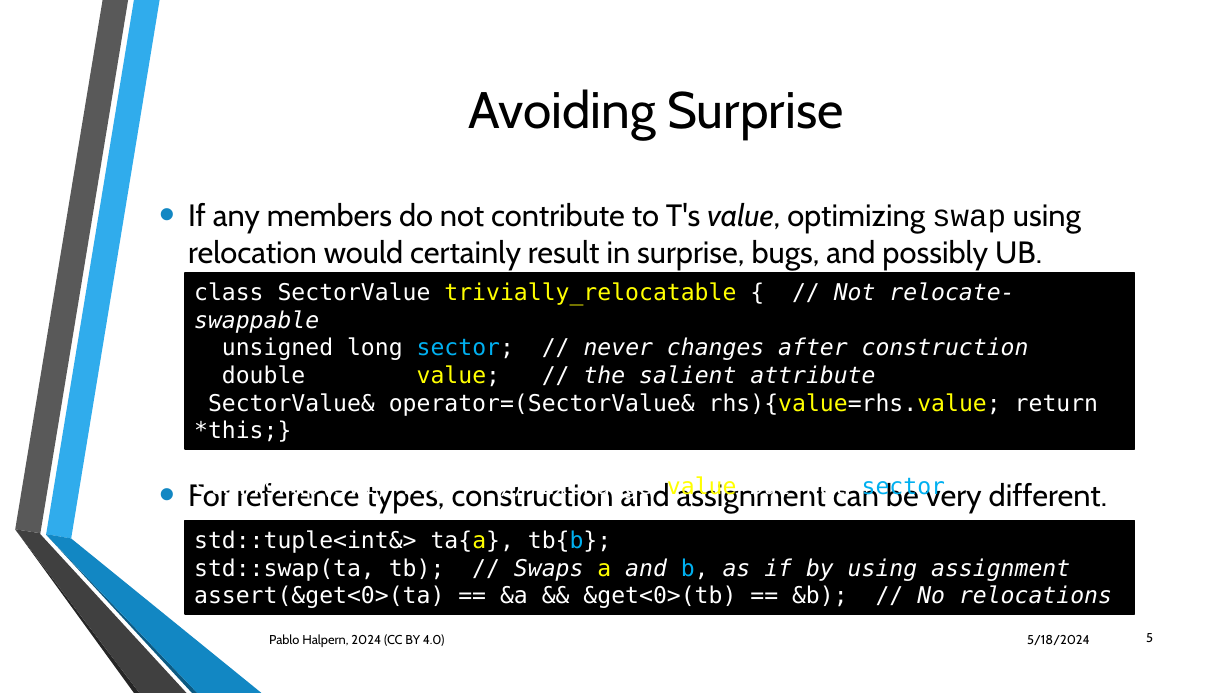
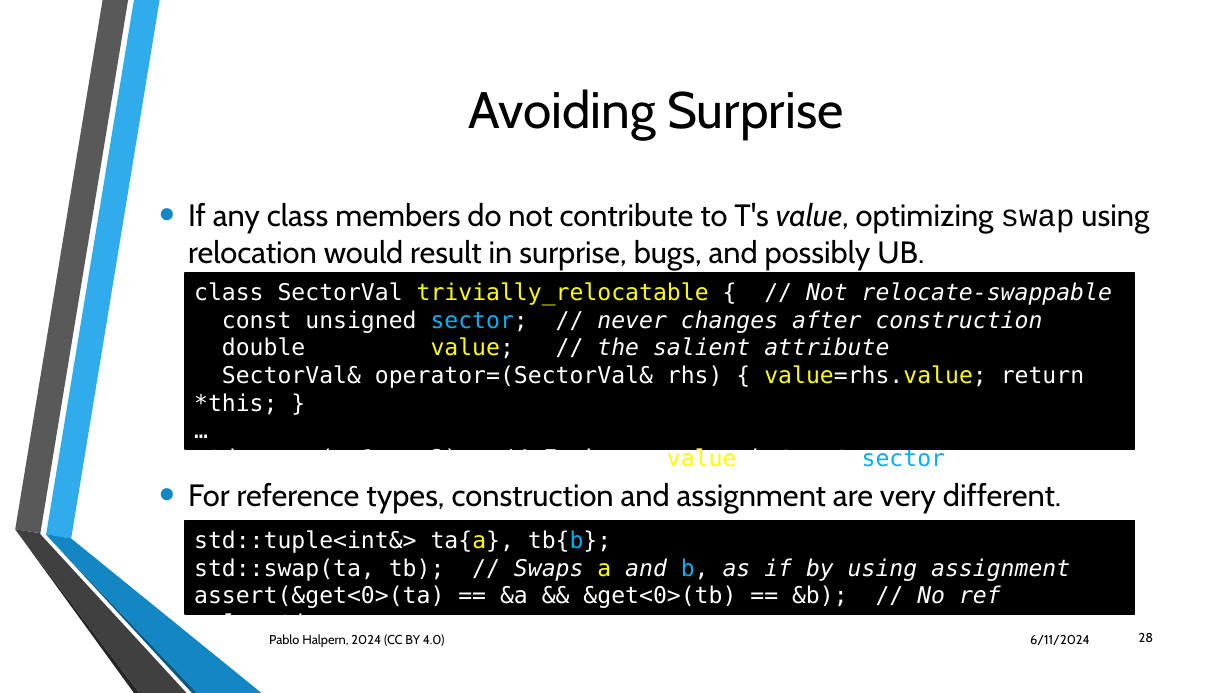
Before and after one commit to phalpern/WG21-halpern, a slide deck: slide 28 of relocate/Trivial Relocation - St. Louis 06-2024.pptx (slide 5 before the commit). Drawn at 1232x693 pixels with LibreOffice and Linux fonts; fonts in the diff are those of the drawing; background and template pictures are left out. Boxes give left, top, right and bottom in pixels: in the first picture for what was removed or moved away, otherwise in the second. Text is boxed around its words. In the diff, an @@ line names an element or a change of style, - is before the commit and + after.

Commit message:
First draft of Trivial Relocation presentation

```diff
--- a/relocate/Trivial Relocation - St. Louis 06-2024.pptx
+++ b/relocate/Trivial Relocation - St. Louis 06-2024.pptx
@@ text at (x1=188, y1=203, x2=1149, y2=513): text changed @@
-• If any members do not contribute to T's value, optimizing swap using relocation would certainly result in surprise, bugs, and possibly UB.
-• For reference types, construction and assignment can be very different.
+• If any class members do not contribute to T's value, optimizing swap using relocation would result in surprise, bugs, and possibly UB.
+• For reference types, construction and assignment are very different.
@@ text in rectangle at (x1=194, y1=282, x2=1112, y2=333): text changed @@
-class SectorValue trivially_relocatable { // Not relocate-swappable
-unsigned long sector; // never changes after construction
+class SectorVal trivially_relocatable { // Not relocate-swappable
+const unsigned sector; // never changes after construction
@@ text in rectangle at (x1=194, y1=365, x2=1084, y2=415): text changed @@
-SectorValue& operator=(SectorValue& rhs){value=rhs.value; return *this;}
+SectorVal& operator=(SectorVal& rhs) { value=rhs.value; return *this; }
@@ text in rectangle at (x1=194, y1=585, x2=1001, y2=608): text changed @@
-assert(&get<0>(ta) == &a && &get<0>(tb) == &b); // No relocations
+assert(&get<0>(ta) == &a && &get<0>(tb) == &b); // No ref relocations
@@ text at (x1=1030, y1=635, x2=1090, y2=645): text changed @@
-5/18/2024
+6/11/2024
@@ page number at (x1=1139, y1=633, x2=1154, y2=642): text changed @@
-5
+28
```
Also in this commit, not shown: 9 other slides changed, 35 slides added, 2 other files.
